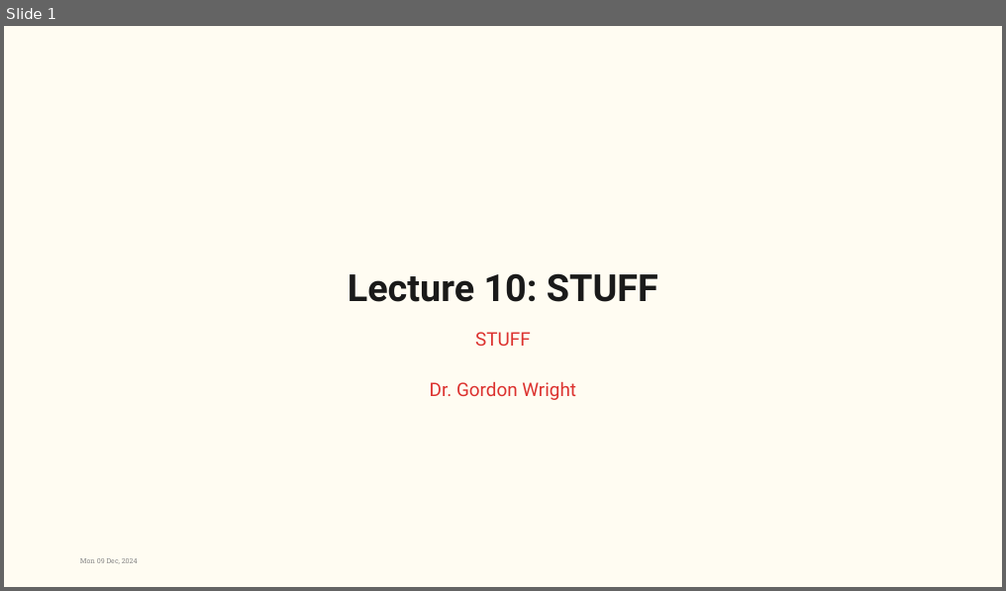
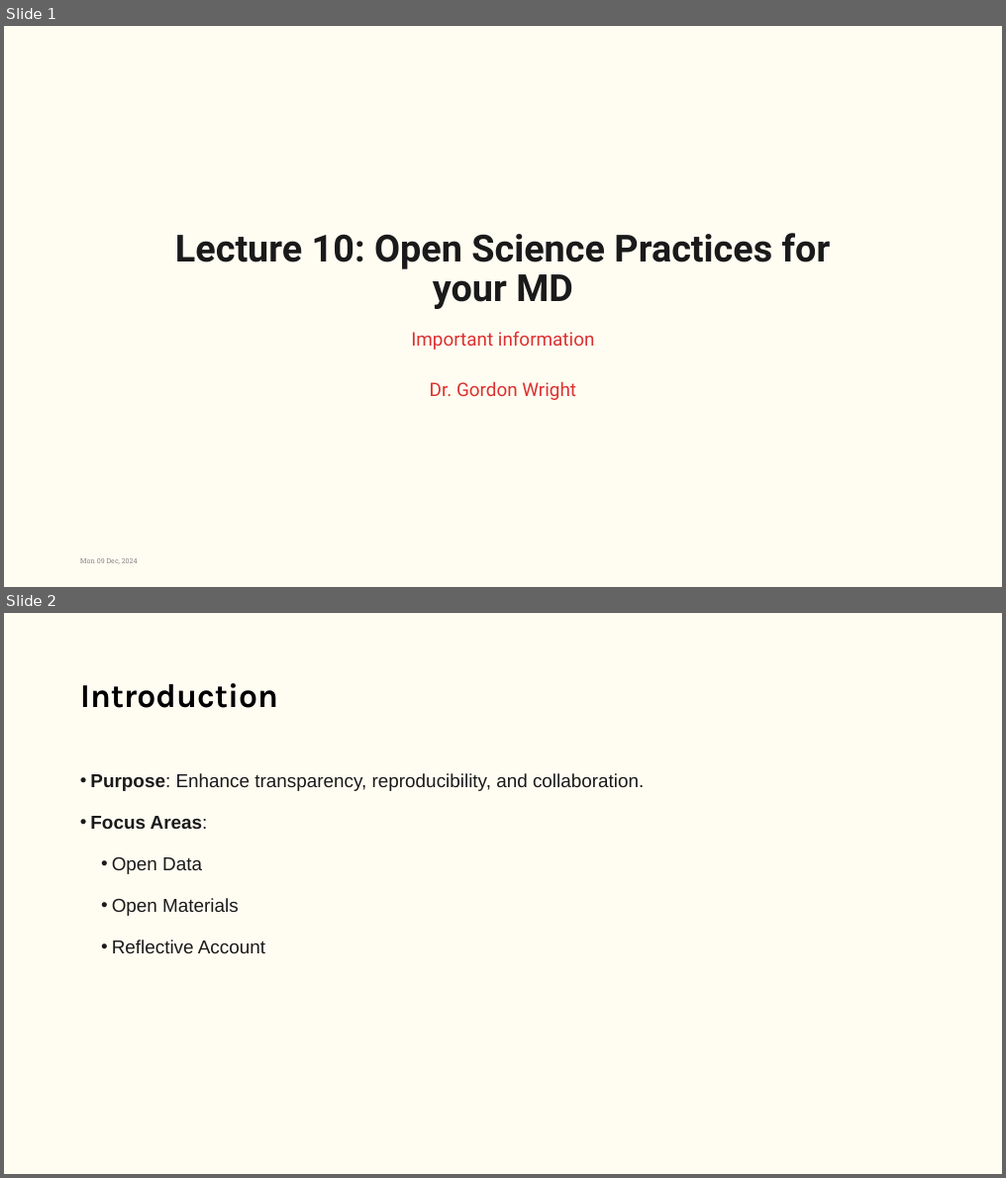
Before and after one commit to LittleMonkeyLab/PS52007Dslides, a slide deck: week10/lecture.pptx. Shown one above the other, each under a label of ours: slide 1 before the commit, slides 1 and 2 after it. The pictures are 1006x591 and 1006x1178 pixels, drawn with LibreOffice and Linux fonts; fonts in the diff are those of the drawing; background and template pictures are left out. Boxes give left, top, right and bottom in pixels: in the first picture for what was removed or moved away, otherwise in the second. Text is boxed around its words. In the diff, an @@ line names an element or a change of style, - is before the commit and + after.

```diff
--- a/week10/lecture.pptx
+++ b/week10/lecture.pptx
@@ slide 2 added at (4, 613, 1002, 1174), background #FFFCF2 @@
@@ title added at (80, 683, 278, 708), 32 pt, text #000000, bold @@
+Introduction
@@ text added at (90, 773, 644, 954), 18 pt, text #1A1A1A @@
+• Purpose: Enhance transparency, reproducibility, and collaboration.
+• Focus Areas:
+  • Open Data
+  • Open Materials
+  • Reflective Account
@@ slide 1 changed as well @@
@@ title at (175, 233, 831, 309): text changed @@
-Lecture 10: STUFF
+Lecture 10: Open Science Practices for your MD
@@ subtitle at (411, 331, 595, 400): text changed @@
-STUFF
-Dr. Gordon Wright
+Important information
+Dr. Gordon Wright
```
Also in this commit, not shown: 6 other slides added, 20 slides removed, 45 other files.
